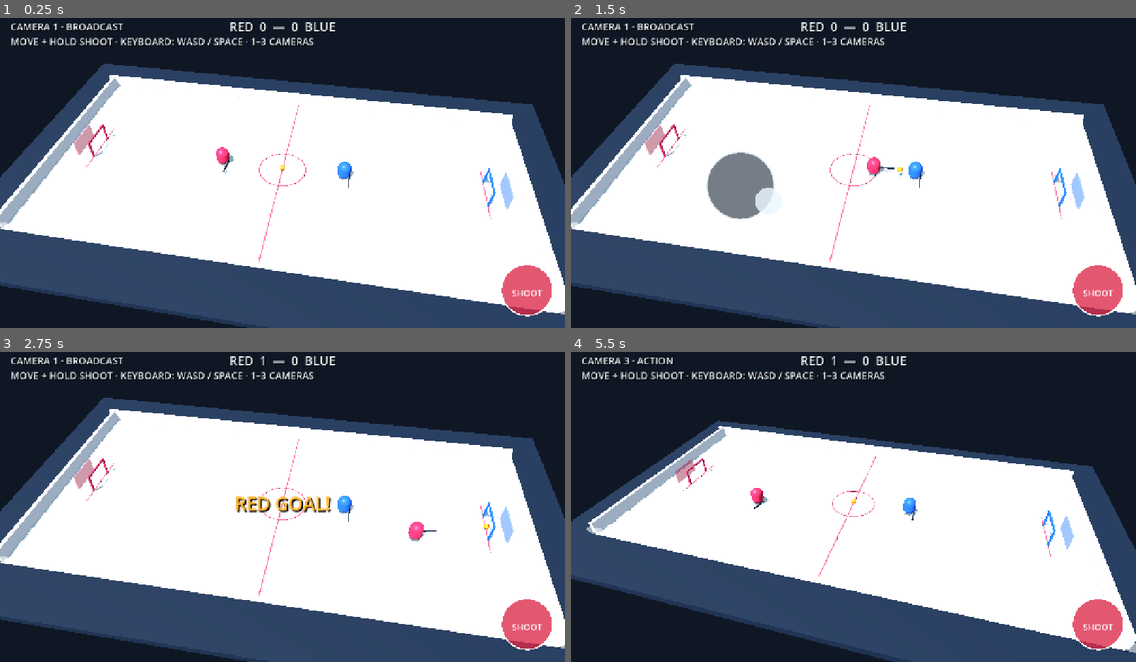
Above: before the commit, frames 1-4 (two rows, left to right).
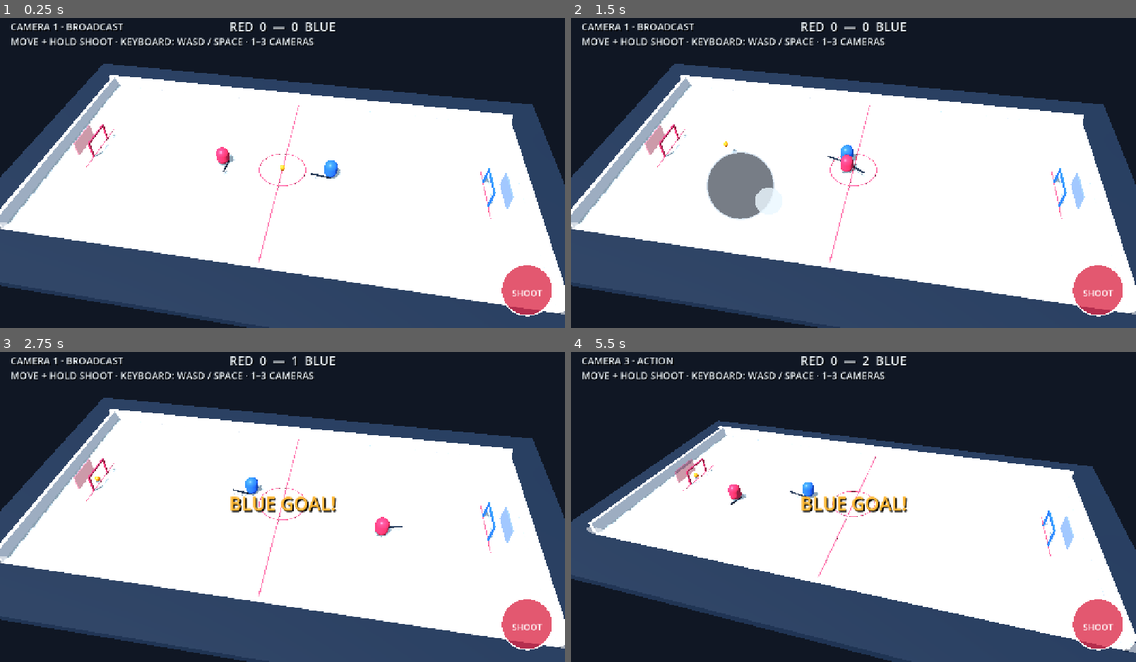
Above: after the commit, the same moments.

Repository: dylanwatsonsoftware/floorball-frenzy-3d
Game: Godot game, scene res://scenes/app/main.tscn
Same seed, same stepped clock (60 frames per second), same inputs: the game is played once before the commit and once after it.
Inputs (mouse positions are in pixels of both pictures, inside the frame that each line leads up to):
- Up to frame 1 (0.25 s): no input
- Up to frame 2 (1.5 s): tap Enter at 0.5 s; move the mouse to (977, 154) at 0.52 s; hold D (move_right) 0.53-1.25 s; hold Space (shoot) 0.53-1.25 s; click (977, 154) at 0.67 s; drag from (740, 185) to (825, 231) at 1.27 s
- Up to frame 3 (2.75 s): move the mouse to (339, 432) at 2.02 s; hold D (move_right) from 2.03 s (still down); hold Space (shoot) from 2.03 s (still down); tap 1 at 2.1 s
- Up to frame 4 (5.5 s): release D (move_right) at 2.75 s; release Space (shoot) at 2.75 s; drag from (825, 565) to (684, 457) at 2.77 s; move the mouse to (1023, 550) at 3.52 s; hold A (move_left) 3.53-4.25 s; hold Space (shoot) 3.53-4.25 s; tap 3 at 3.6 s; drag from (684, 457) to (768, 423) at 4.27 s; move the mouse to (881, 503) at 5.02 s; hold S (move_down) from 5.03 s (still down); hold Space (shoot) from 5.03 s (still down); click (881, 503) at 5.17 s

The runs differ from the first frame. In frame 1, 0.3% of the frame differs, in the area x 55-63%, y 45-55%; in frame 2, 0.6%; in frame 3, 1.5%, in the area x 16-87%, y 1-62%; in frame 4, 1.2%.

Commit message:
feat: add local opponent AI

Diff:
--- a/scripts/gameplay/match_flow.gd
+++ b/scripts/gameplay/match_flow.gd
@@ -59,6 +59,8 @@
 	_player.position = PLAYER_FACEOFF_POSITION
 	_player.velocity = Vector3.ZERO
 	_opponent.position = OPPONENT_FACEOFF_POSITION
+	if _opponent is CharacterBody3D:
+		(_opponent as CharacterBody3D).velocity = Vector3.ZERO
 	_ball.call("reset_for_faceoff")
 	_message_label.text = ""
 
--- /dev/null
+++ b/scripts/gameplay/opponent_controller.gd
@@ -0,0 +1,58 @@
+extends CharacterBody3D
+
+const SimpleAIScript = preload("res://scripts/simulation/simple_ai.gd")
+const PlayerMotorScript = preload("res://scripts/gameplay/player_motor.gd")
+const RINK_HALF_LENGTH := 18.1
+const RINK_HALF_WIDTH := 8.6
+const SHOT_CHARGE_SECONDS := 0.55
+const SHOT_COOLDOWN_SECONDS := 0.8
+
+var _facing_direction := Vector3.LEFT
+var _shot_charge := 0.0
+var _shot_cooldown := 0.0
+var _ball: MeshInstance3D
+var _player: CharacterBody3D
+
+
+func _ready() -> void:
+	_ball = get_parent().get_node("Ball") as MeshInstance3D
+	_player = get_parent().get_node("Player") as CharacterBody3D
+
+
+func _physics_process(delta: float) -> void:
+	if not _ball.is_physics_processing():
+		velocity = Vector3.ZERO
+		return
+
+	_shot_cooldown = maxf(0.0, _shot_cooldown - delta)
+	var decision := SimpleAIScript.decide(global_position, _ball.global_position, _player.global_position, _ball.ball_velocity)
+	velocity = PlayerMotorScript.step_velocity(velocity, decision.movement, delta)
+	move_and_slide()
+	global_position.x = clampf(global_position.x, -RINK_HALF_LENGTH, RINK_HALF_LENGTH)
+	global_position.z = clampf(global_position.z, -RINK_HALF_WIDTH, RINK_HALF_WIDTH)
+
+	var facing_planar: Vector2 = decision.shot_direction if decision.wants_shot else decision.movement
+	if not facing_planar.is_zero_approx():
+		_facing_direction = Vector3(facing_planar.x, 0.0, facing_planar.y).normalized()
+		rotation.y = lerp_angle(rotation.y, atan2(_facing_direction.x, _facing_direction.z), minf(1.0, delta * 10.0))
+
+	_update_shot(decision, delta)
+
+
+func _update_shot(decision: Dictionary, delta: float) -> void:
+	if decision.wants_shot and _shot_cooldown <= 0.0:
+		_shot_charge += delta
+		if _shot_charge >= SHOT_CHARGE_SECONDS:
+			_ball.call("launch", decision.shot_direction, 0.72)
+			_shot_charge = 0.0
+			_shot_cooldown = SHOT_COOLDOWN_SECONDS
+	else:
+		_shot_charge = 0.0
+
+
+func get_facing_direction() -> Vector3:
+	return _facing_direction
+
+
+func is_ai_controlled() -> bool:
+	return true
--- a/scripts/presentation/greybox_arena.gd
+++ b/scripts/presentation/greybox_arena.gd
@@ -46,8 +46,8 @@
 	_build_goal("LeftGoal", -16.0, Color("dd3155"))
 	_build_goal("RightGoal", 16.0, Color("2b64e8"))
 	_build_player()
+	_build_ball()
 	_build_opponent()
-	_build_ball()
 	_build_lighting()
 	_build_camera()
 
@@ -126,10 +126,17 @@
 
 
 func _build_opponent() -> void:
-	var opponent := Node3D.new()
+	var opponent := CharacterBody3D.new()
 	opponent.name = "Opponent"
 	opponent.position = Vector3(5.0, 0.75, 0.0)
+	opponent.set_script(load("res://scripts/gameplay/opponent_controller.gd"))
 	add_child(opponent)
+	var shape := CollisionShape3D.new()
+	var capsule_shape := CapsuleShape3D.new()
+	capsule_shape.radius = 0.52
+	capsule_shape.height = 1.5
+	shape.shape = capsule_shape
+	opponent.add_child(shape)
 	var body := MeshInstance3D.new()
 	var capsule := CapsuleMesh.new()
 	capsule.radius = 0.52
--- /dev/null
+++ b/scripts/simulation/simple_ai.gd
@@ -0,0 +1,31 @@
+class_name SimpleAI
+extends RefCounted
+
+const STICK_RANGE := 2.25
+const STRIKE_HEIGHT := 0.7
+const MAX_STRIKE_BALL_SPEED := 8.0
+const LEFT_GOAL := Vector2(-16.0, 0.0)
+
+
+static func decide(ai_position: Vector3, ball_position: Vector3, opponent_position: Vector3, ball_velocity: Vector3) -> Dictionary:
+	var to_ball := Vector2(ball_position.x - ai_position.x, ball_position.z - ai_position.z)
+	var distance_to_ball := to_ball.length()
+	var movement := to_ball.normalized() if distance_to_ball > STICK_RANGE else Vector2.ZERO
+
+	if not movement.is_zero_approx():
+		var to_opponent := Vector2(opponent_position.x - ai_position.x, opponent_position.z - ai_position.z)
+		if to_opponent.length() < 1.8 and movement.dot(to_opponent.normalized()) > 0.65:
+			var avoidance := Vector2(-movement.y, movement.x)
+			if avoidance.dot(to_opponent) > 0.0:
+				avoidance = -avoidance
+			movement = (movement + avoidance * 0.65).normalized()
+
+	var planar_ball_speed := Vector2(ball_velocity.x, ball_velocity.z).length()
+	var wants_shot := distance_to_ball <= STICK_RANGE and ball_position.y <= STRIKE_HEIGHT and planar_ball_speed <= MAX_STRIKE_BALL_SPEED
+	var shot_direction := (LEFT_GOAL - Vector2(ball_position.x, ball_position.z)).normalized()
+
+	return {
+		"movement": movement,
+		"wants_shot": wants_shot,
+		"shot_direction": shot_direction,
+	}
--- a/tests/greybox_scene_test.gd
+++ b/tests/greybox_scene_test.gd
@@ -43,6 +43,10 @@
 	if not camera.current:
 		fail("Broadcast camera must be active by default")
 		return
+	var opponent := scene.get_node("Arena/Opponent")
+	if not opponent.has_method("is_ai_controlled"):
+		fail("Blue opponent must be controlled by the local-match AI")
+		return
 
 	var ball := scene.get_node("Arena/Ball")
 	if not ball.has_method("launch"):
--- /dev/null
+++ b/tests/simple_ai_test.gd
@@ -0,0 +1,52 @@
+extends SceneTree
+
+
+func _init() -> void:
+	var ai := load("res://scripts/simulation/simple_ai.gd")
+	if ai == null:
+		fail("Simple AI script is missing")
+		return
+
+	var chase: Dictionary = ai.decide(
+		Vector3(5.0, 0.75, 0.0),
+		Vector3(0.0, 0.22, 2.0),
+		Vector3(-5.0, 0.75, 0.0),
+		Vector3.ZERO
+	)
+	if chase.movement.x >= 0.0 or chase.movement.y <= 0.0:
+		fail("Blue AI must chase a loose ball on the XZ plane; got %s" % chase.movement)
+		return
+	if chase.wants_shot:
+		fail("Blue AI must not shoot while out of stick range")
+		return
+
+	var in_range: Dictionary = ai.decide(
+		Vector3(1.0, 0.75, 0.0),
+		Vector3(0.0, 0.22, 0.0),
+		Vector3(-5.0, 0.75, 0.0),
+		Vector3.ZERO
+	)
+	if not in_range.wants_shot:
+		fail("Blue AI must prepare a shot when the grounded ball is in range")
+		return
+	if in_range.shot_direction.x >= 0.0:
+		fail("Blue AI must aim shots toward the left goal")
+		return
+
+	var airborne: Dictionary = ai.decide(
+		Vector3(1.0, 0.75, 0.0),
+		Vector3(0.0, 1.2, 0.0),
+		Vector3(-5.0, 0.75, 0.0),
+		Vector3.ZERO
+	)
+	if airborne.wants_shot:
+		fail("Blue AI must not strike a ball above stick height")
+		return
+
+	print("Simple AI decisions are valid.")
+	quit(0)
+
+
+func fail(message: String) -> void:
+	push_error(message)
+	quit(1)
Not shown, added: scripts/gameplay/opponent_controller.gd.uid
Not shown, added: scripts/simulation/simple_ai.gd.uid
Not shown, added: tests/simple_ai_test.gd.uid
